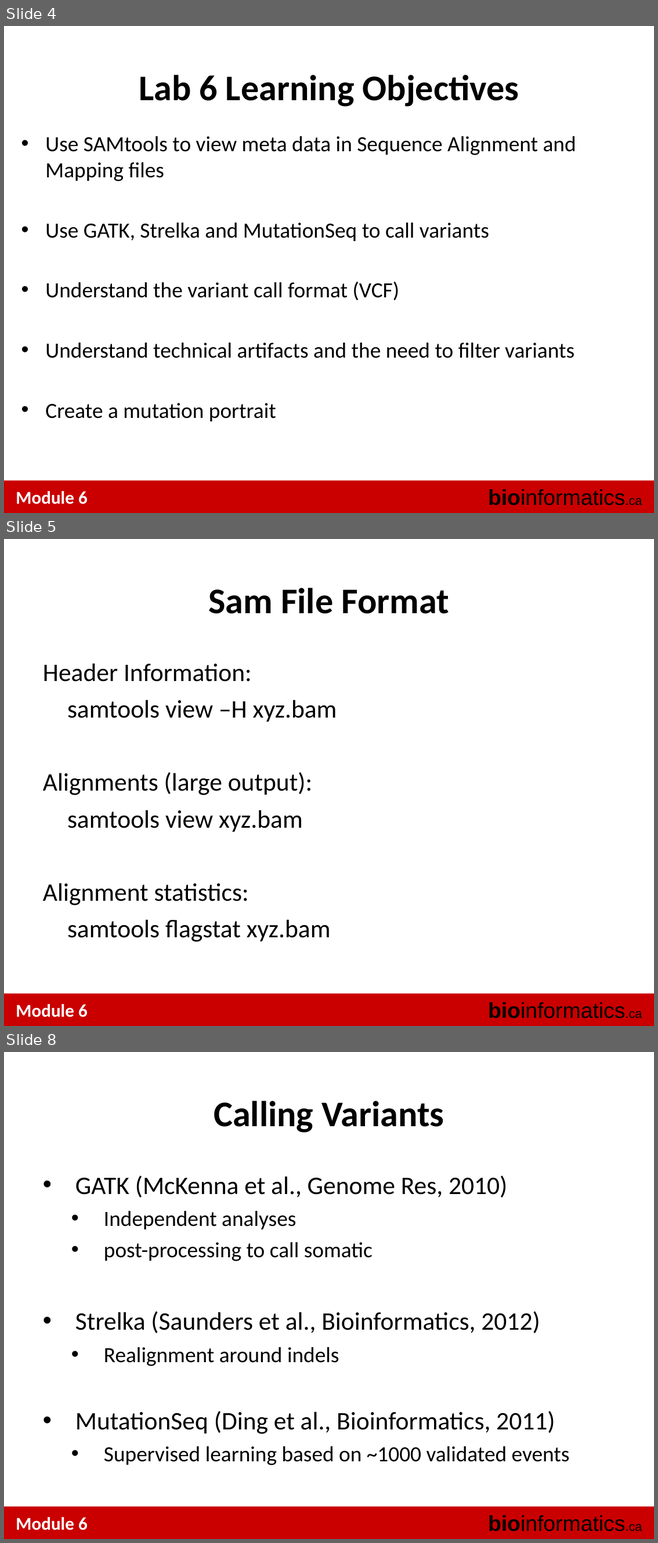
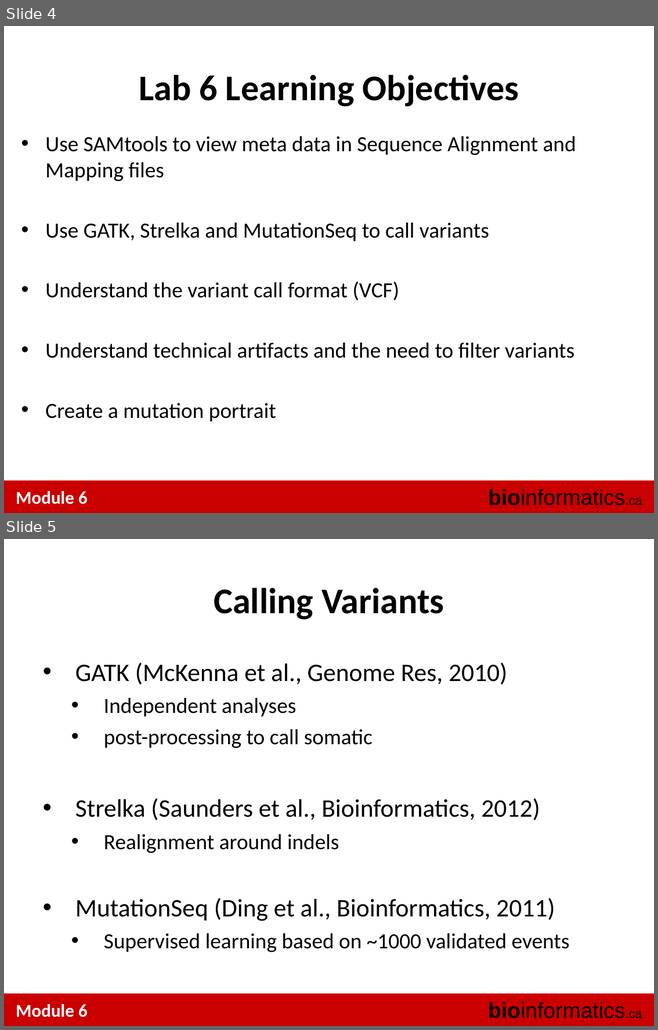
Before and after one commit to tinyheero/BICG-2016, a slide deck: snvs/content/BiCG_2012_Module6_Lab_shah.ppt. Shown one above the other, each under a label of ours: slides 4, 5 and 8 before the commit, slides 4 and 5 after it; the slides between them are not shown. The pictures are 658x1543 and 658x1030 pixels, drawn with LibreOffice and Linux fonts; fonts in the diff are those of the drawing. Boxes give left, top, right and bottom in pixels: in the first picture for what was removed or moved away, otherwise in the second. Text is boxed around its words. In the diff, an @@ line names an element or a change of style, - is before the commit and + after.

```diff
--- a/snvs/content/BiCG_2012_Module6_Lab_shah.ppt
+++ b/snvs/content/BiCG_2012_Module6_Lab_shah.ppt
@@ slide 5 removed at [4,539,654,1026], background #FFFFFF; not listed: 3 template elements that a slide beside it also shows @@
@@ title removed at [209,588,448,614] @@
-Sam File Format
@@ text removed at [43,663,337,942] @@
-Header Information:
-samtools view –H xyz.bam
-Alignments (large output):
-samtools view xyz.bam
-Alignment statistics:
-samtools flagstat xyz.bam
@@ what was slide 8 is now slide 5 @@
```
Also in this commit, not shown: 2 other slides removed, 1 other file.
